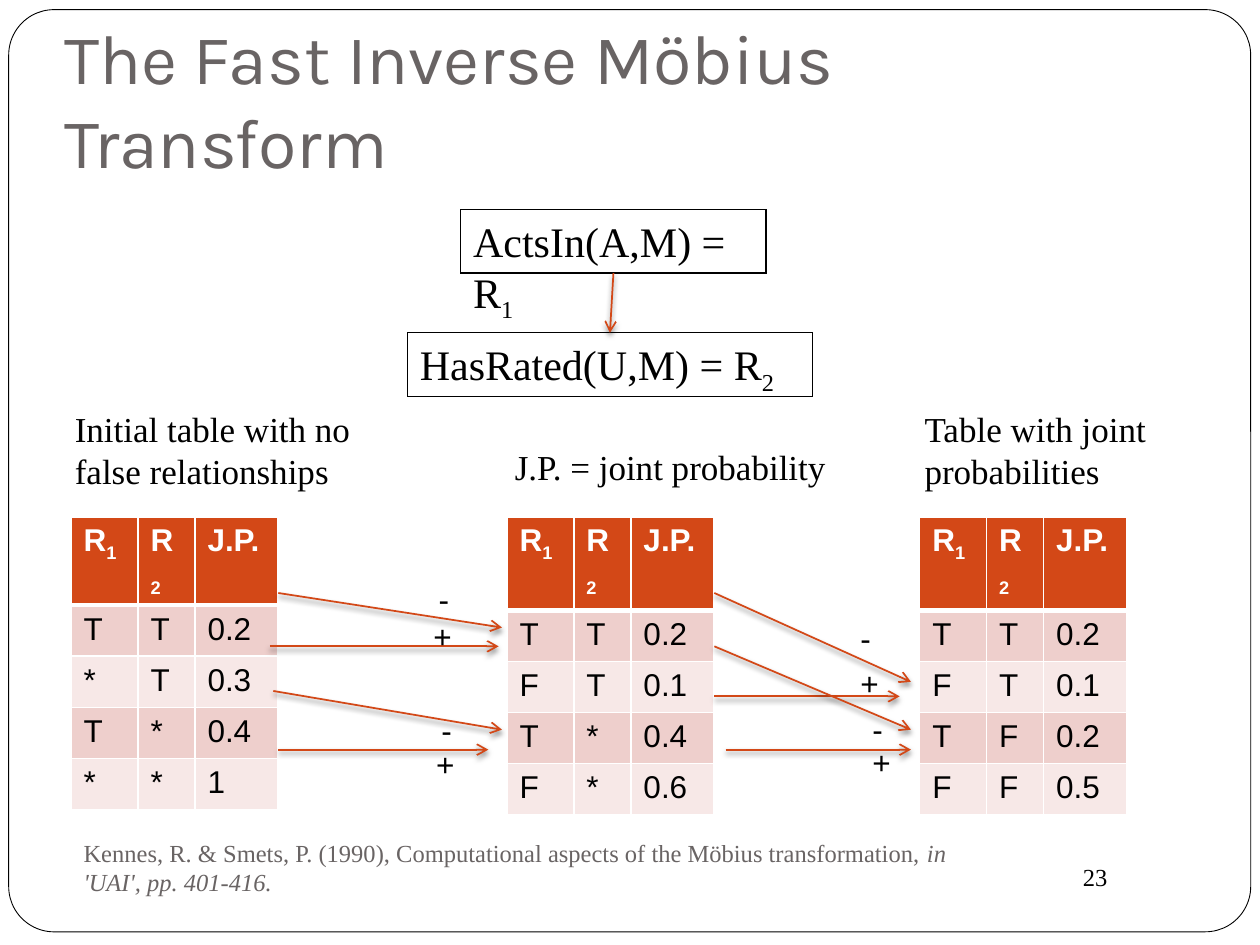
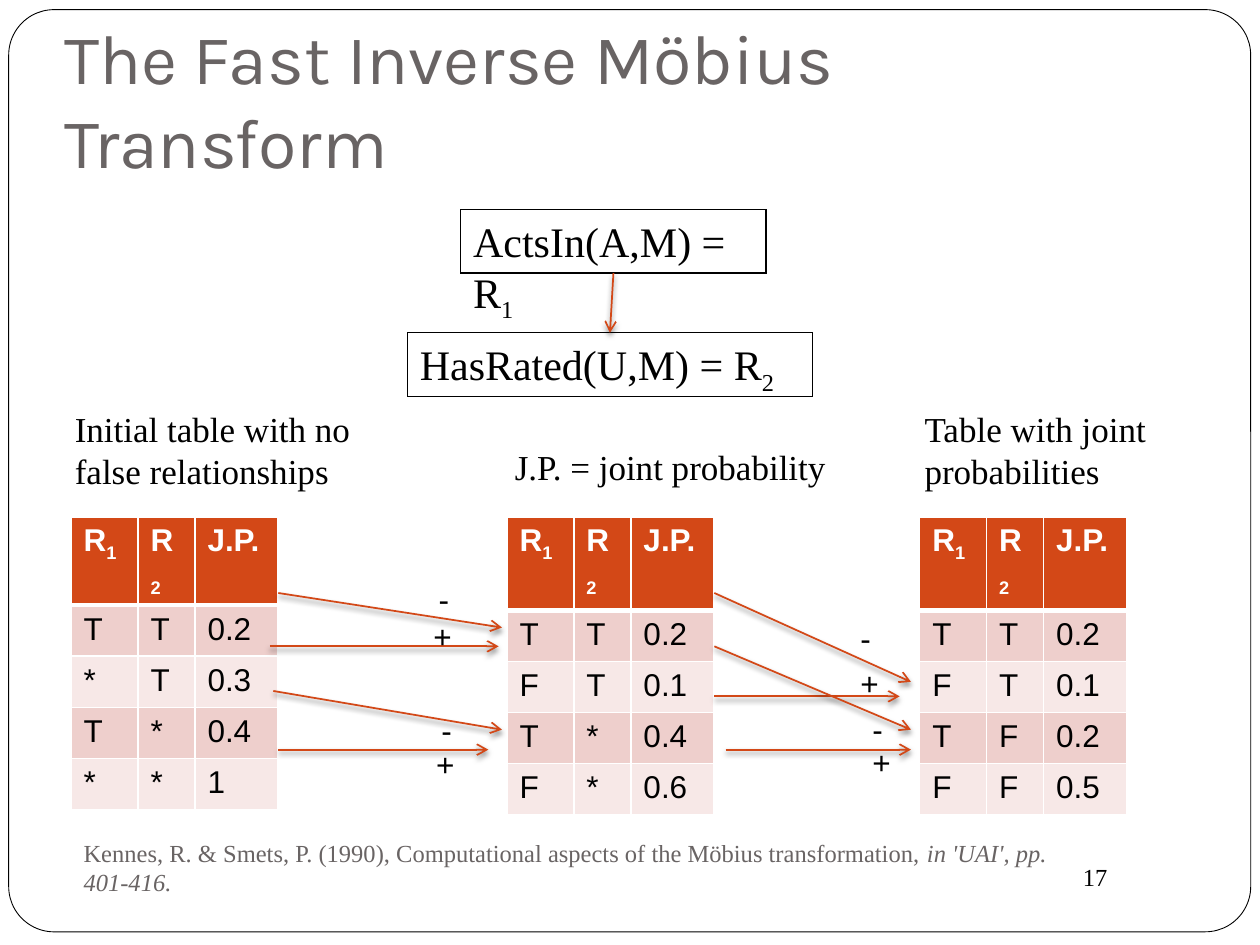
Before and after one commit to oschulte/srl-tutorial-slides, a slide deck: slide 17 of ch3-par-learning.pptx (slide 23 before the commit). Drawn at 1260x945 pixels with LibreOffice and Linux fonts; fonts in the diff are those of the drawing. Boxes give left, top, right and bottom in pixels: in the first picture for what was removed or moved away, otherwise in the second. Text is boxed around its words. In the diff, an @@ line names an element or a change of style, - is before the commit and + after.

```diff
--- a/ch3-par-learning.pptx
+++ b/ch3-par-learning.pptx
@@ text "Kennes, R. & Smets, P. ..." rewrapped from [84, 845, 946, 896] to [84, 845, 1047, 892] @@
@@ page number at [1083, 870, 1108, 886]: text changed @@
-23
+17
```
Also in this commit, not shown: 13 other slides changed, 1 slide added, 7 slides removed.
